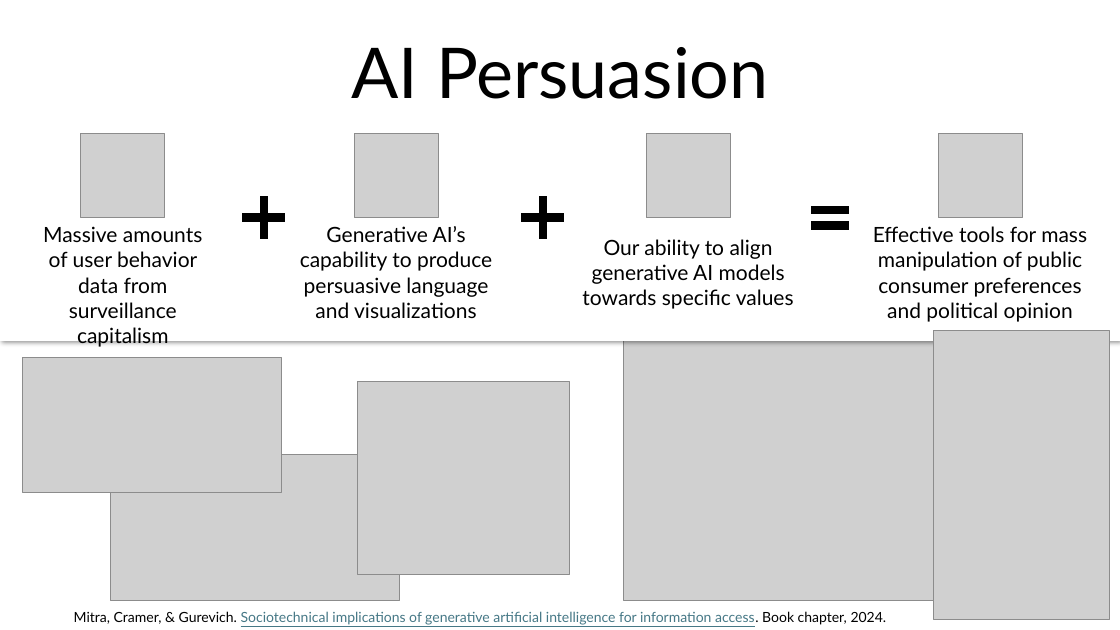
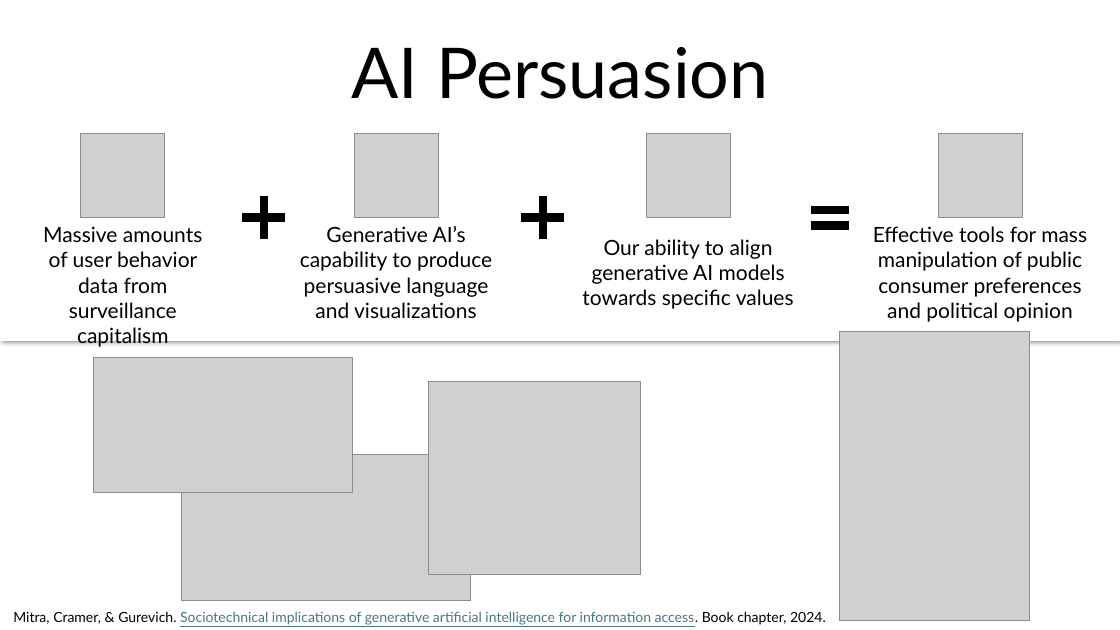
Before and after one commit to bhaskar-mitra/bhaskar-mitra.github.io, a slide deck: slide 5 of files/emancipatory-ir-season2026.pptx (slide 4 before the commit). Drawn at 1120x630 pixels with LibreOffice and Linux fonts; fonts in the diff are those of the drawing; grey boxes stand for pictures. Boxes give left, top, right and bottom in pixels: in the first picture for what was removed or moved away, otherwise in the second. Text is boxed around its words. In the diff, an @@ line names an element or a change of style, - is before the commit and + after.

```diff
--- a/files/emancipatory-ir-season2026.pptx
+++ b/files/emancipatory-ir-season2026.pptx
@@ picture removed at (624,330,973,601) @@
@@ picture added at (839,332,1029,620) @@
@@ picture removed at (933,331,1110,619) @@
@@ 3 pictures: place and size @@
-3 pictures at (23,357,570,602)
+3 pictures at (93,357,640,602)
@@ text "Mitra, Cramer, & Gurevich. Sociotechnical ...": place and size @@
-text "Mitra, Cramer, & Gurevich. Sociotechnical ..." at (74,611,887,625)
+text "Mitra, Cramer, & Gurevich. Sociotechnical ..." at (13,611,826,625)
```
Also in this commit, not shown: 1 other slide changed, 1 slide added, 1 slide removed.
